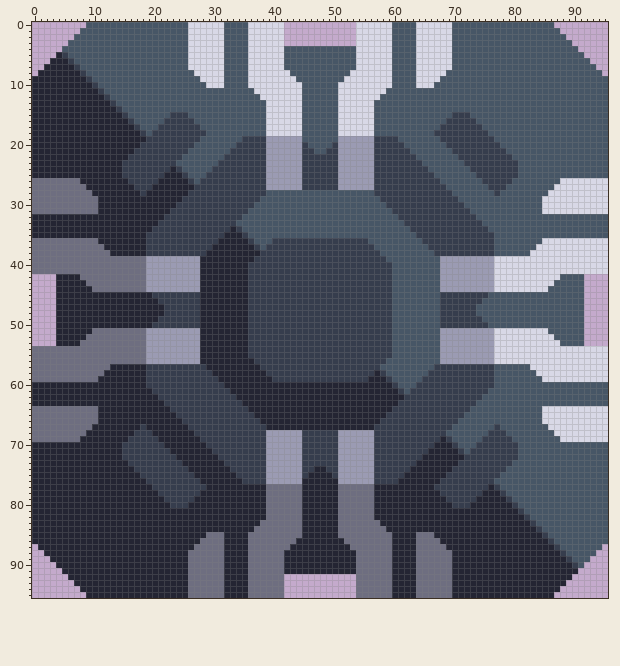
File history of a pixel-art file, sprites/blocks/production/IRON EXTRACTOR/biotic-zlo-crafting-iron-extractor.ase. Above: the version before the commit.
96x96 pixels, 1 frame.
The result:
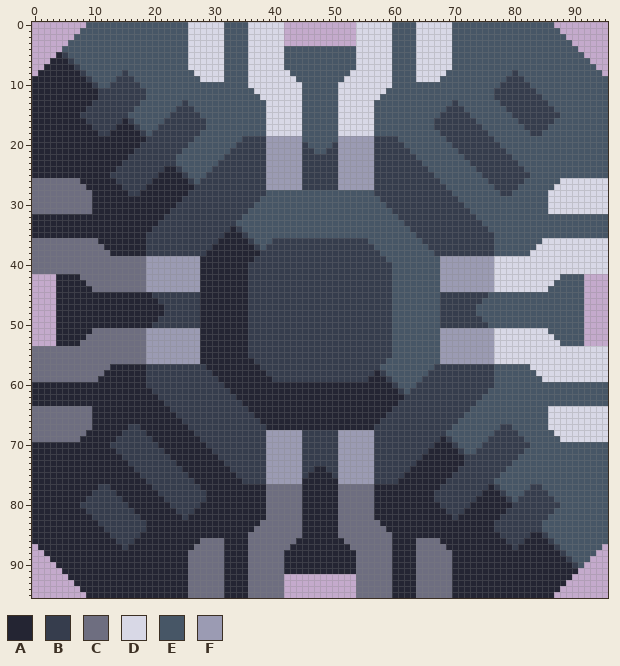
Palette (. is transparent): A #242533  B #363d4d  C #6e6e80  D #d8d8e6  E #475666  F #9b9bb3
Diff:
Layer "Layer":
Colour B gives way to colour A in row 24 at x 22; in row 25 at x 21; in row 26 at x 20; in row 27 at x 19; in row 28 at x 18; in row 67 at x 18.
Colour B gives way to colour A in row 68 at x 19; in row 69 at x 20; in row 70 at x 21; in row 71 at x 22; in row 72 at x 23; in row 73 at x 24 and 71.
Colour B gives way to colour A in row 74 at x 25 and 70; in row 75 at x 26 and 69; in row 76 at x 27 and 68; in row 77 at x 28 and 67.
Colour C gives way to colour A in rows 29 to 31 at x 10; in rows 64 to 66 at x 10; in row 85 at x 29 to 31 and 64 to 66.
Colour A gives way to colour B in row 12 at x 11; in row 13 at x 10 to 12; in row 14 at x 9 to 13; in row 15 at x 8 to 14; in row 16 at x 9 to 14; in row 17 at x 10 to 13.
Colour A gives way to colour B in row 18 at x 11 to 12; in row 24 at x 14; in row 25 at x 13 to 14; in row 26 at x 14 to 15; in row 27 at x 15 to 16; in row 28 at x 16 to 17.
Colour A gives way to colour B in row 67 at x 16 to 17; in row 68 at x 15 to 16; in row 69 at x 14 to 15; in row 70 at x 13 to 14; in row 71 at x 14; in row 77 at x 11 to 12.
Colour A gives way to colour B in row 78 at x 10 to 13, 28 and 67; in row 79 at x 9 to 14, 27 to 28 and 67 to 68; in row 80 at x 8 to 15, 26 to 27 and 68 to 69; in row 81 at x 9 to 16, 24 to 26, 69 to 71 and 79 to 80; in row 82 at x 10 to 17, 25, 70 and 78 to 81; in row 83 at x 11 to 18 and 77 to 82.
Colour A gives way to colour B in row 84 at x 12 to 18 and 77 to 83; in row 85 at x 13 to 17 and 78 to 82; in row 86 at x 14 to 16 and 79 to 81; in row 87 at x 15 and 80.
Colour E gives way to colour B in row 8 at x 15 and 80; in row 9 at x 14 to 16 and 79 to 81; in row 10 at x 13 to 17 and 78 to 82; in row 11 at x 12 to 18 and 77 to 83; in row 12 at x 13 to 18 and 77 to 84; in row 13 at x 14 to 17, 25, 70 and 78 to 85.
Colour E gives way to colour B in row 14 at x 15 to 16, 24 to 26, 69 to 71 and 79 to 86; in row 15 at x 26 to 27, 68 to 69 and 80 to 87; in row 16 at x 27 to 28, 67 to 68 and 81 to 86; in row 17 at x 28, 67 and 82 to 85; in row 18 at x 83 to 84; in row 24 at x 81.
Colour E gives way to colour B in row 25 at x 81 to 82; in row 26 at x 80 to 81; in row 27 at x 79 to 80; in row 28 at x 78 to 79; in row 67 at x 78 to 79; in row 68 at x 79 to 80.
Colour E gives way to colour B in row 69 at x 80 to 81; in row 70 at x 81 to 82; in row 71 at x 81; in row 77 at x 83 to 84; in row 78 at x 82 to 85; in row 79 at x 81 to 86.
Colour E gives way to colour B in row 80 at x 81 to 87; in row 81 at x 82 to 86; in row 82 at x 83 to 85; in row 83 at x 84.
Colour B gives way to colour E in row 18 at x 28 and 67; in row 19 at x 27 and 68; in row 20 at x 26 and 69; in row 21 at x 25 and 70; in row 22 at x 24 and 71; in row 23 at x 72.
Colour B gives way to colour E in row 24 at x 73; in row 25 at x 74; in row 26 at x 75; in row 27 at x 76; in row 28 at x 77; in row 67 at x 77.
Colour B gives way to colour E in row 68 at x 76; in row 69 at x 75; in row 70 at x 74; in row 71 at x 73.
Colour D gives way to colour E in row 10 at x 29 to 31 and 64 to 66; in rows 29 to 31 at x 85; in rows 64 to 66 at x 85.
Changed places in both pictures, as pixel boxes (x1, y1, x2, y2):
changed: (80, 70, 224, 214)
changed: (416, 70, 560, 214)
changed: (80, 406, 224, 550)
changed: (416, 406, 560, 550)
